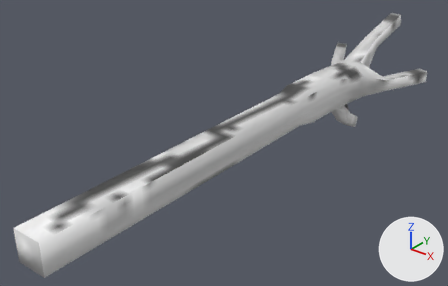
What one commit did to the Blender file blends/hand.blend.
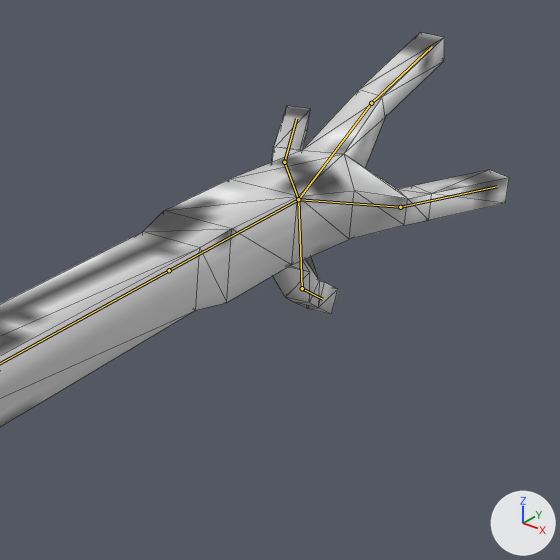
Each version is shown whole from a 50 mm camera at (0.325, -0.191, 0.255) aimed at (-0.028, 0.251, -0.019), then close up on the part from 49% to 100% of the width and 0% to 79% of the height. Arrows for +X, +Y and +Z are at lower right; the lights stay in place. Both versions are drawn at frame 1 of the action 'Shotgun-idle-loop'; the numbers are the values there. The bones that bend it are drawn over the model as lines in the close-ups. The close-ups show mesh edges as thin lines.

Names of what the first close-up shows: 'Arm'.
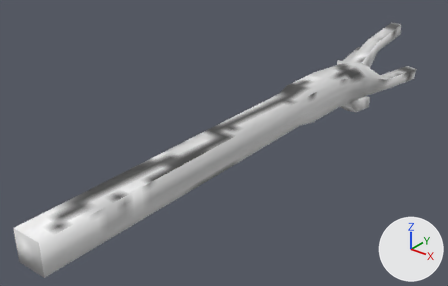
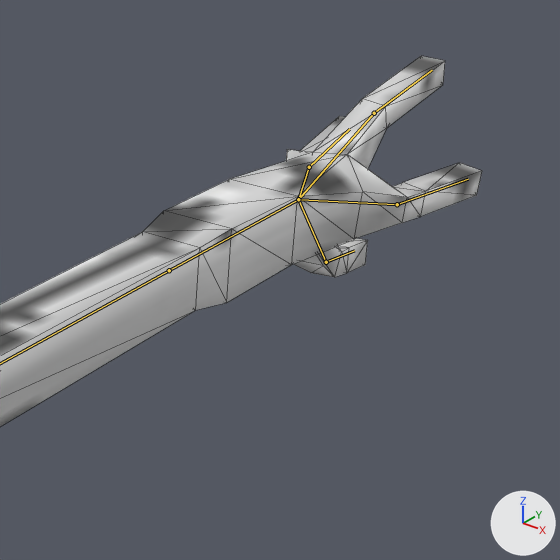
The change, as a list of edits to the scene's bpy script:
```text
Change bone_bone_00:
    where bone_bone_00 = bpy.data.objects['Arm-Armature'].pose.bones['Bone.00']  # child of 'Bone.03'
    bone_bone_00.rotation_quaternion: (0.987, 0.001, 0.002, 0.16) -> (0.998, -0.015, -0.03, 0.048)  # degrees (0, 0, 18) -> degrees (-2, -3, 6)
Change bone_bone_02:
    where bone_bone_02 = bpy.data.objects['Arm-Armature'].pose.bones['Bone.02']  # child of 'Bone.03'
    bone_bone_02.rotation_quaternion: (0.677, -0.601, -0.374, 0.201) -> (0.685, -0.548, -0.477, 0.046)  # degrees (-90, -15, 48) -> degrees (-94, -37, 47)
Change bone_bone_06:
    where bone_bone_06 = bpy.data.objects['Arm-Armature'].pose.bones['Bone.06']  # child of 'Bone.03'
    bone_bone_06.rotation_quaternion: (0.935, 0.344, 0.084, 0.0) -> (0.956, 0.283, 0.082, 0.004)  # degrees (41, 9, 3) -> degrees (33, 9, 3)
Change bone_bone_08:
    where bone_bone_08 = bpy.data.objects['Arm-Armature'].pose.bones['Bone.08']  # child of 'Bone.03'
    bone_bone_08.rotation_quaternion: (0.986, 0.002, -0.002, -0.165) -> (0.998, -0.03, 0.02, -0.045)  # degrees (0, 0, -19) -> degrees (-4, 2, -5)
```

What differs and where, as boxes [x1, y1, x2, y2] in the close-ups (560 x 560 px):
'Arm', posed: before [0, 33, 509, 426]; after [0, 56, 482, 426]
bone 'Bone.00', root to tip: before (298, 199) to (284, 162); after (298, 199) to (309, 167)
bone 'Bone.02', root to tip: before (298, 199) to (302, 288); after (298, 199) to (326, 262)
bone 'Bone.06', root to tip: before (298, 199) to (371, 103); after (298, 199) to (374, 113)
bone 'Bone.08', root to tip: before (298, 199) to (400, 207); after (298, 199) to (397, 204)
